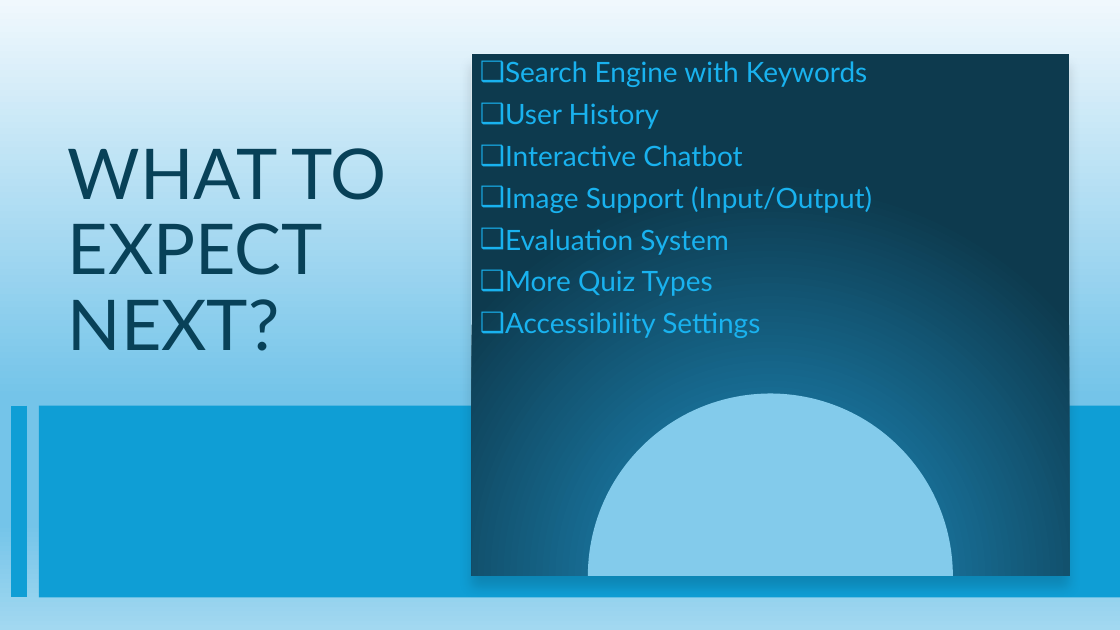
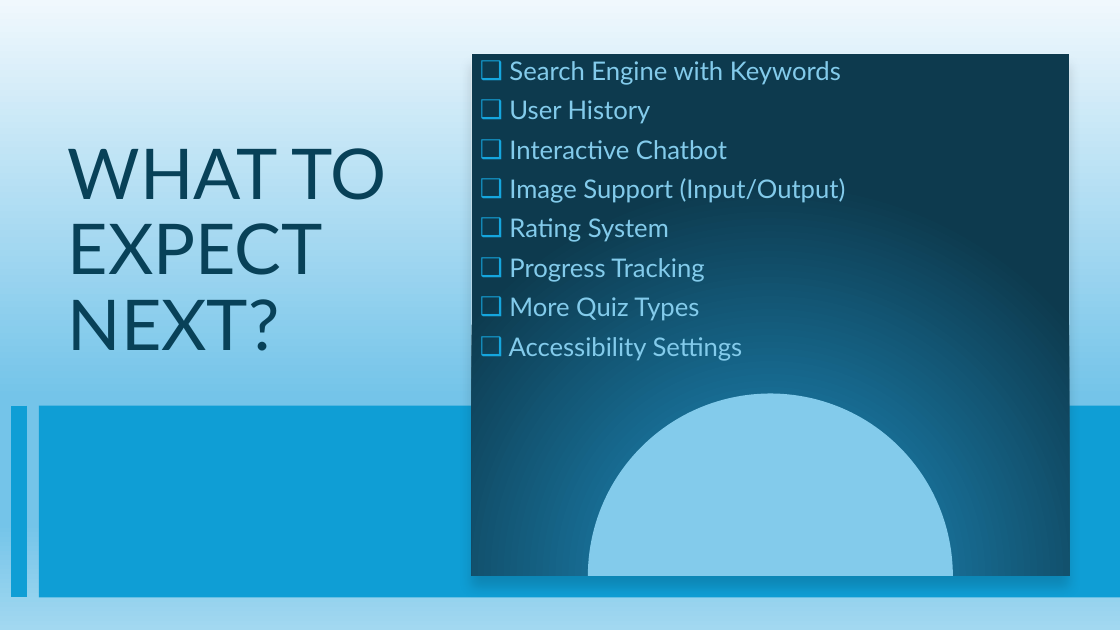
Before and after one commit to striker40/makeathon-2025, a slide deck: slide 9 of ey.pptx (slide 8 before the commit). Drawn at 1120x630 pixels with LibreOffice and Linux fonts; fonts in the diff are those of the drawing. Boxes give left, top, right and bottom in pixels: in the first picture for what was removed or moved away, otherwise in the second. Text is boxed around its words. In the diff, an @@ line names an element or a change of style, - is before the commit and + after.

```diff
--- a/ey.pptx
+++ b/ey.pptx
@@ text at (509,61,846,361): size 24 to 22 pt, text colour #19B2EF to #83CBEB in "Search Engine with Keywords", "User History", "Interactive Chatbot", "Image Support (Input/Output)" and 2 more places; bullet colour #19B2EF to #15A6DE @@
@@ text at (509,218,704,282): text changed; size 24 to 22 pt; text colour #19B2EF to #83CBEB @@
-❑ Evaluation System
+❑ Rating System
+❑ Progress Tracking
```
Also in this commit, not shown: 1 slide added.
